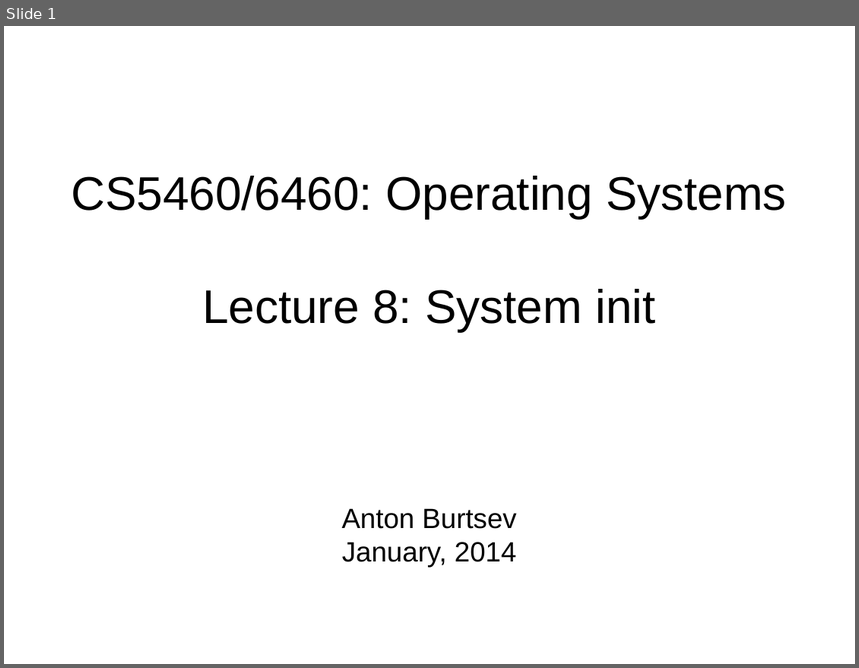
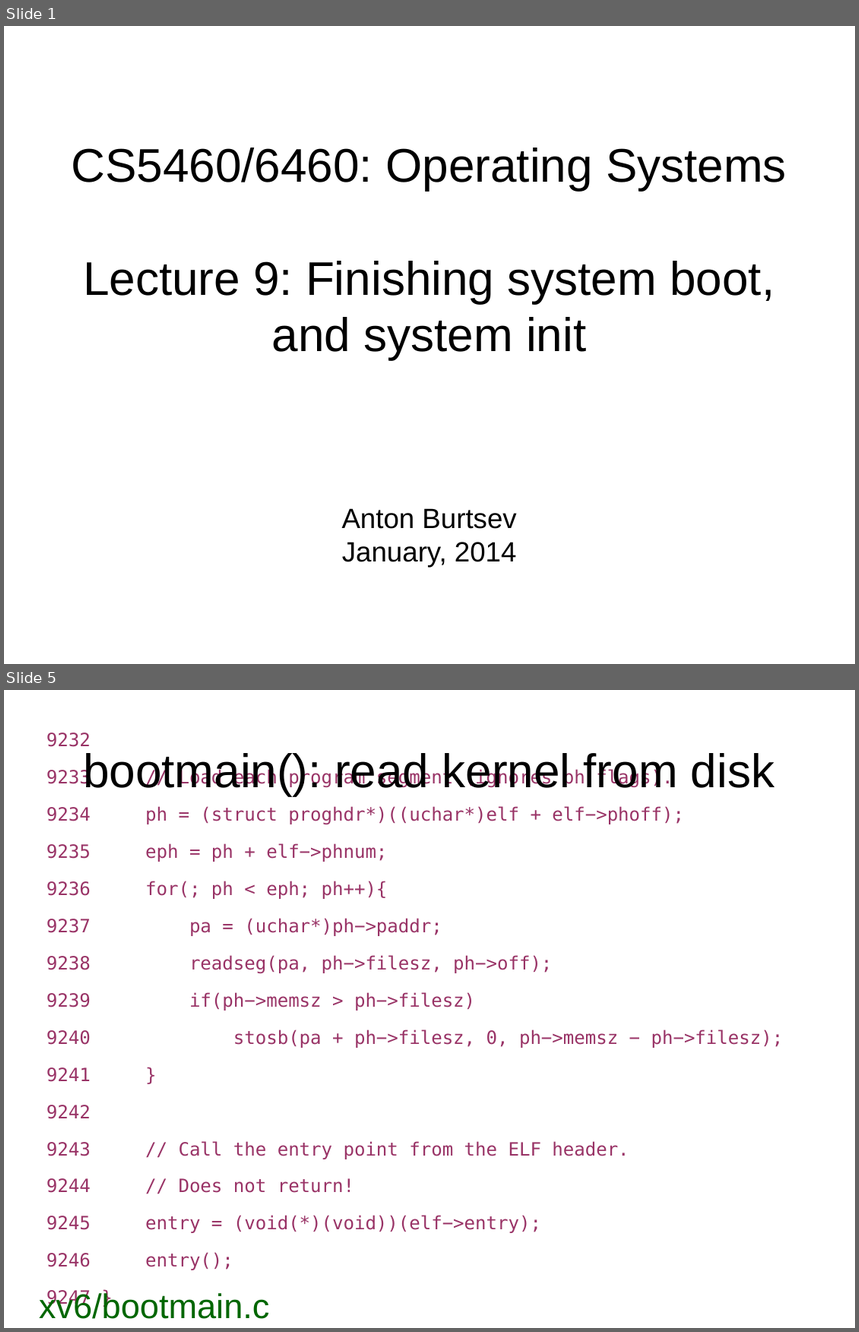
Before and after one commit to antonburtsev/cs5460, a slide deck: lectures/lecture09-kernel-init/lecture09-kernel-init.odp. Shown one above the other, each under a label of ours: slide 1 before the commit, slides 1 and 5 after it; the slides between them are not shown. The pictures are 859x668 and 859x1332 pixels, drawn with LibreOffice and Linux fonts; fonts in the diff are those of the drawing. Boxes give left, top, right and bottom in pixels: in the first picture for what was removed or moved away, otherwise in the second. Text is boxed around its words. In the diff, an @@ line names an element or a change of style, - is before the commit and + after.

Commit message:
Lecture 09 -- Finishing kernel boot

```diff
--- a/lectures/lecture09-kernel-init/lecture09-kernel-init.odp
+++ b/lectures/lecture09-kernel-init/lecture09-kernel-init.odp
@@ slide 5 added at [4, 690, 855, 1328], background #FFFFFF @@
@@ text added at [47, 733, 784, 1271], 17.1 pt, text #993366 @@
+9232
+9233 // Load each program segment (ignores ph flags).
+9234 ph = (struct proghdr*)((uchar*)elf + elf−>phoff);
+9235 eph = ph + elf−>phnum;
+9236 for(; ph < eph; ph++){
+9237 pa = (uchar*)ph−>paddr;
+9238 readseg(pa, ph−>filesz, ph−>off);
+9239 if(ph−>memsz > ph−>filesz)
+9240 stosb(pa + ph−>filesz, 0, ph−>memsz − ph−>filesz);
+9241 }
+9242
+9243 // Call the entry point from the ELF header.
+9244 // Does not return!
+9245 entry = (void(*)(void))(elf−>entry);
+9246 entry();
+9247 }
@@ title added at [83, 753, 775, 796], 44 pt, text #000000 @@
+bootmain(): read kernel from disk
@@ text added at [39, 1292, 270, 1319], 32 pt, text #006600 @@
+xv6/bootmain.c
@@ slide 1 changed as well @@
@@ title at [71, 148, 787, 360]: text changed @@
-CS5460/6460: Operating Systems
-Lecture 8: System init
+CS5460/6460: Operating Systems
+Lecture 9: Finishing system boot, and system init
```
Also in this commit, not shown: 3 other slides changed, 22 other slides added, 31 slides removed, 6 other files.
